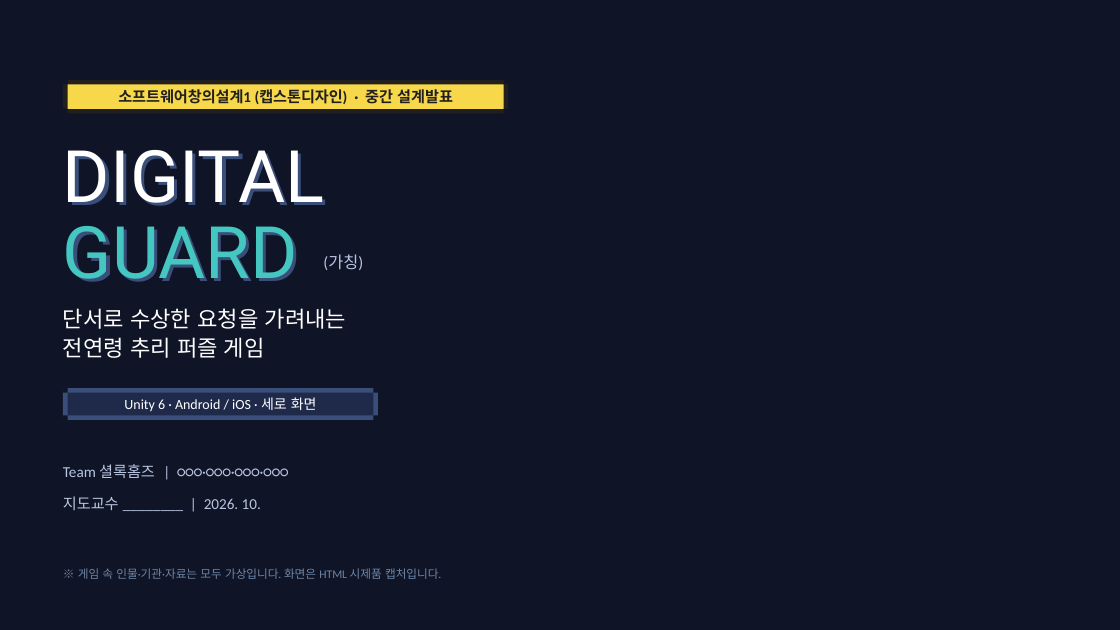
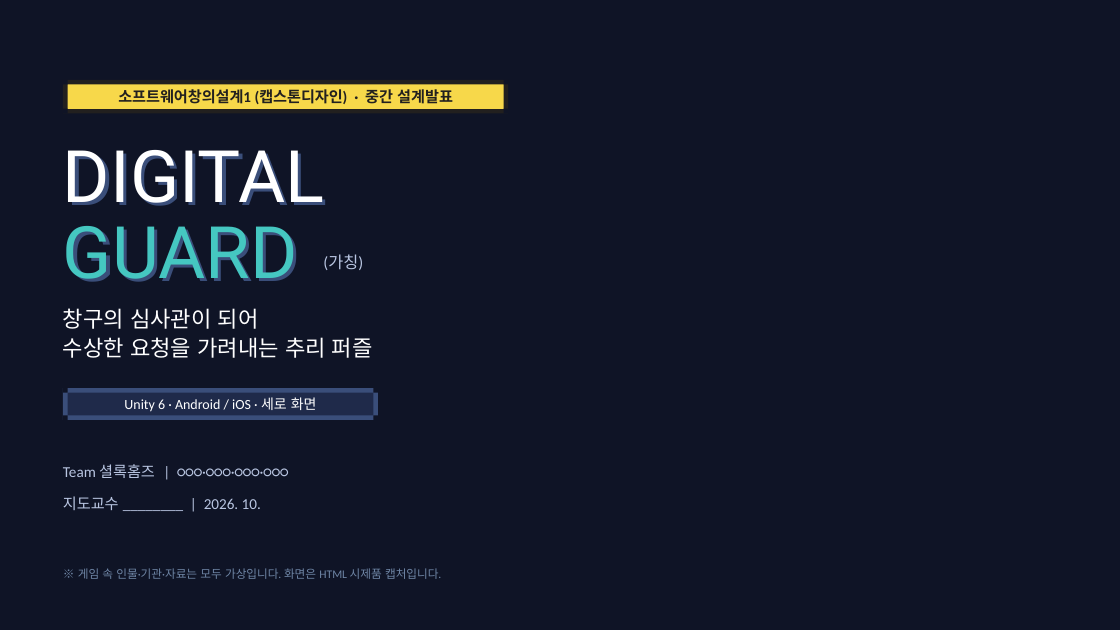
Before and after one commit to gyeom3055-ship-it/school, a slide deck: slide 1 of docs/digital-guard/presentation/DIGITAL_GUARD_중간설계발표.pptx. Drawn at 1120x630 pixels with LibreOffice and Linux fonts; fonts in the diff are those of the drawing; background and template pictures are left out. Boxes give left, top, right and bottom in pixels: in the first picture for what was removed or moved away, otherwise in the second. Text is boxed around its words. In the diff, an @@ line names an element or a change of style, - is before the commit and + after.

```diff
--- a/docs/digital-guard/presentation/DIGITAL_GUARD_중간설계발표.pptx
+++ b/docs/digital-guard/presentation/DIGITAL_GUARD_중간설계발표.pptx
@@ text at (63, 308, 373, 358): text changed @@
-단서로 수상한 요청을 가려내는
-전연령 추리 퍼즐 게임
+창구의 심사관이 되어
+수상한 요청을 가려내는 추리 퍼즐
```
Also in this commit, not shown: 5 other slides changed, 13 slides added, 8 slides removed, 6 other files.
